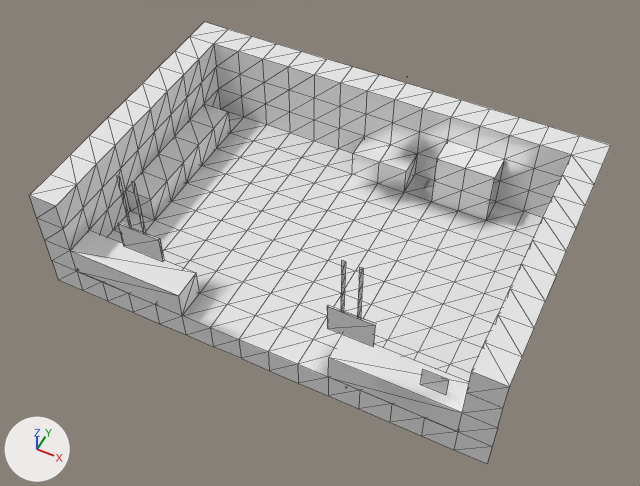
One commit to the OBJ model Models/Kitchen.obj: the scene before it, then after it.
One viewpoint serves both versions: a 50 mm camera at (14.4, -35.8, 43.7) aimed at (-2.3, -2.6, 2.2). Arrows for +X, +Y and +Z are at lower left; the lights stay in place. Mesh edges are drawn as thin lines. Where no turn or scale is listed for an object, it has been applied to the vertices.
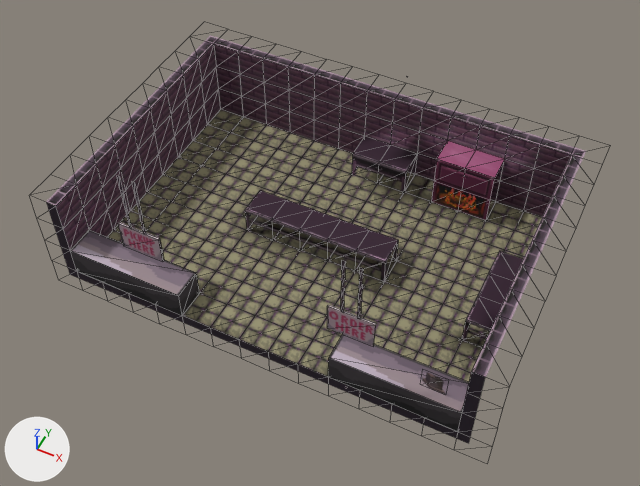
What differs and where, as boxes (x1, y1, x2, y2) in the pictures (640 x 486 px):
'Default', surface changed, reshaped
    before: (29, 22, 611, 464)
    after: (46, 35, 586, 444)
part 1 of me_default, added (purple)
    after: (245, 190, 523, 341)
part 2 of me_default, deleted
    before: (126, 104, 230, 220)

Patch to the scene script:
```diff
--- a/Models/Kitchen.obj.py
+++ b/Models/Kitchen.obj.py
@@ img_texture_2_png @@
+img_texture_2_png = load_image('texture_2.png', 'texture_2.png', 320, 320, 'sRGB')
@@ mat_2 @@
 n0 = _N.new('ShaderNodeBsdfPrincipled'); n0.name = 'Principled BSDF'
 n1 = _N.new('ShaderNodeOutputMaterial'); n1.name = 'Material Output'
+n2 = _N.new('ShaderNodeTexImage'); n2.name = 'Image Texture'
+n2.image = img_texture_2_png
+n3 = _N.new('ShaderNodeTexImage'); n3.name = 'Image Texture.001'
+n3.image = img_texture_2_png
 _L.new(n0.outputs[0], n1.inputs[0])  # 'BSDF' to 'Surface'
+_L.new(n2.outputs[0], n0.inputs[0])  # 'Color' to 'Base Color'
+_L.new(n3.outputs[1], n0.inputs[4])  # 'Alpha' to 'Alpha'
@@ me_default @@
 # used by ob_default; location = (0.0, 0.0, 0.0)
-me_default.from_pydata(...)  # 380 vertices, 640 faces; spans x -18.0..12.0, y -14.9..15.6, z -2.0..11.6
+me_default.from_pydata(...)  # 390 vertices, 662 faces; spans x -18.0..12.0, y -14.9..15.6, z -2.0..11.6
+# me_default part 1
+# 2 vertices are added at (8.0, 0.0, 2.0), (8.0, -2.0, 2.0)
+# 14 new vertices lie (0.0, 0.0, 2.0) away from vertices in x -8.0..8.0, y -4.0..2.0, z 0.0
+# 44 new faces join them
+# me_default part 2
+# 6 vertices are removed from x -14.0, y -4.0..6.0, z 2.0
+# 22 faces are deleted
 me_default.materials.append(mat_2)
```
